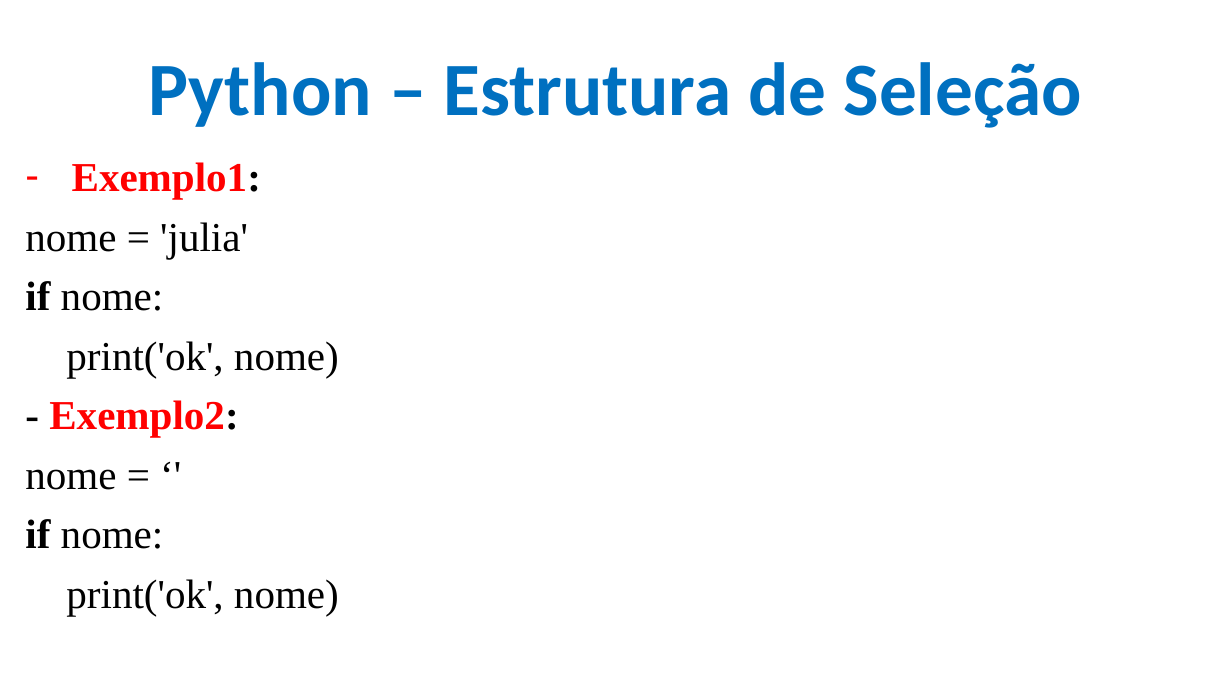
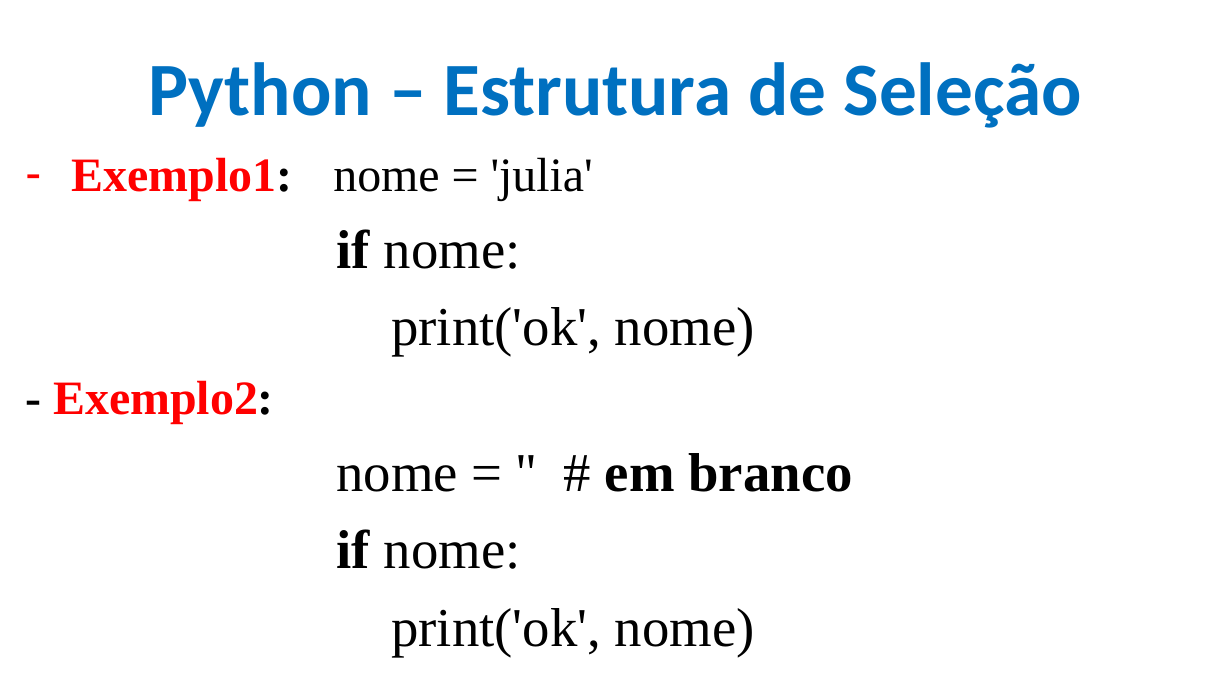
Before and after one commit to CloudEducationBrazil/WydenPythonParadigmas, a slide deck: slide 25 of 01 Classes/Aula 04 05 06 Programação Python.pptx. Drawn at 1232x693 pixels with LibreOffice and Linux fonts; fonts in the diff are those of the drawing; background and template pictures are left out. Boxes give left, top, right and bottom in pixels: in the first picture for what was removed or moved away, otherwise in the second. Text is boxed around its words. In the diff, an @@ line names an element or a change of style, - is before the commit and + after.

```diff
--- a/01 Classes/Aula 04 05 06 Programação Python.pptx
+++ b/01 Classes/Aula 04 05 06 Programação Python.pptx
@@ text at box(72, 157, 593, 201): text changed; size 24 to 28 pt @@
-– Exemplo1:
-nome = 'julia'
+– Exemplo1: nome = 'julia'
@@ text at box(53, 229, 755, 657): size 24 to 32 pt in "if nome:", "print('ok', nome)", "if nome:", "print('ok', nome)"; size 24 to 28 pt in "- Exemplo2:"; list level 1 to 6 in "if nome:"; list level 1 to 6 in "print('ok', nome)" @@
@@ text at box(337, 453, 853, 492): text changed; size 24 to 32 pt @@
-nome = ‘'
+          nome = '' # em branco
```
Also in this commit, not shown: 15 other slides changed, 2 other files.
